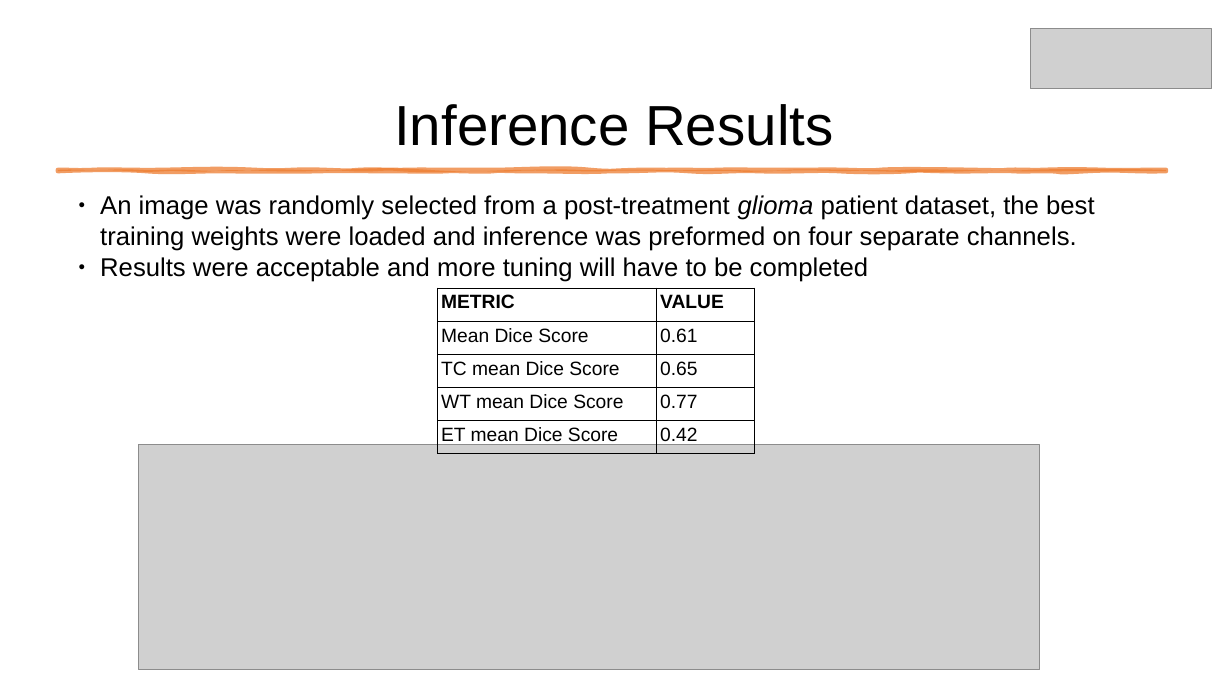
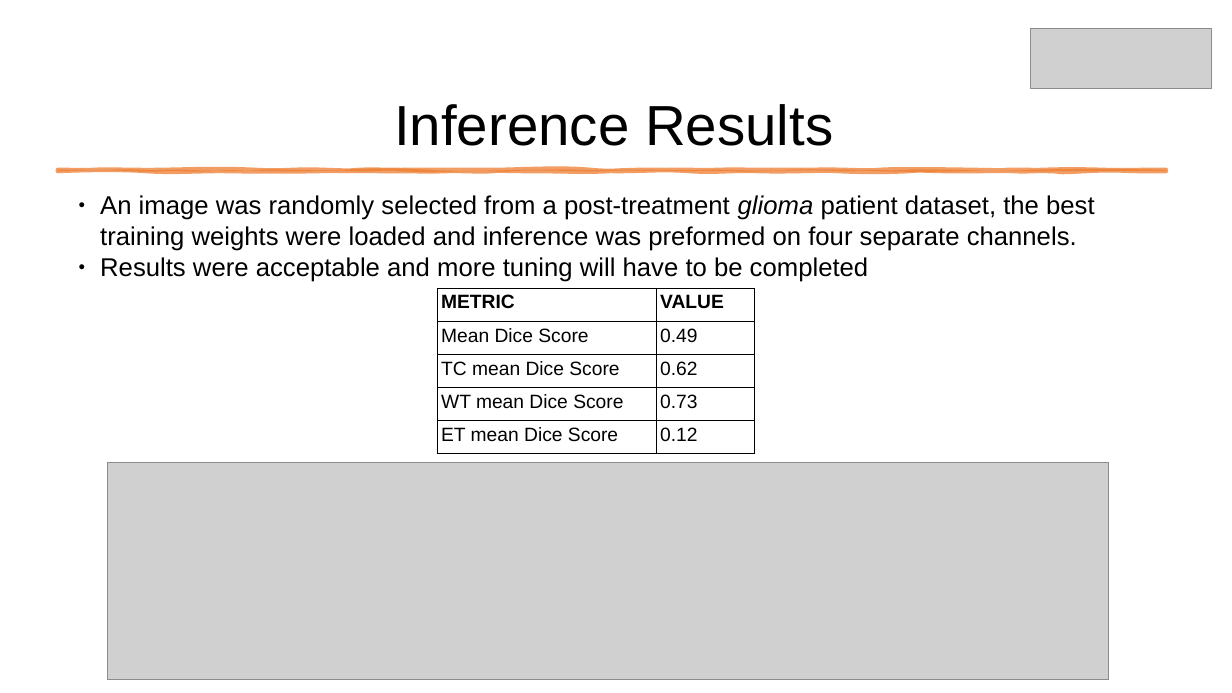
Before and after one commit to wwwinters/ssl_brainTumor, a slide deck: slide 14 of presentation/wwinters_segmentation.pptx. Drawn at 1232x693 pixels with LibreOffice and Linux fonts; fonts in the diff are those of the drawing; grey boxes stand for pictures. Boxes give left, top, right and bottom in pixels: in the first picture for what was removed or moved away, otherwise in the second. Text is boxed around its words. In the diff, an @@ line names an element or a change of style, - is before the commit and + after.

Commit message:
finished inference test notebook

```diff
--- a/presentation/wwinters_segmentation.pptx
+++ b/presentation/wwinters_segmentation.pptx
@@ table at box(438, 288, 754, 455) @@
-row 2, column 2: 0.61
+row 2, column 2: 0.49
-row 3, column 2: 0.65
+row 3, column 2: 0.62
-row 4, column 2: 0.77
+row 4, column 2: 0.73
-row 5, column 2: 0.42
+row 5, column 2: 0.12
@@ picture: place and size @@
-picture at box(139, 445, 1040, 670)
+picture at box(108, 462, 1109, 679)
```
Also in this commit, not shown: 15 other slides changed, 52 other files.
